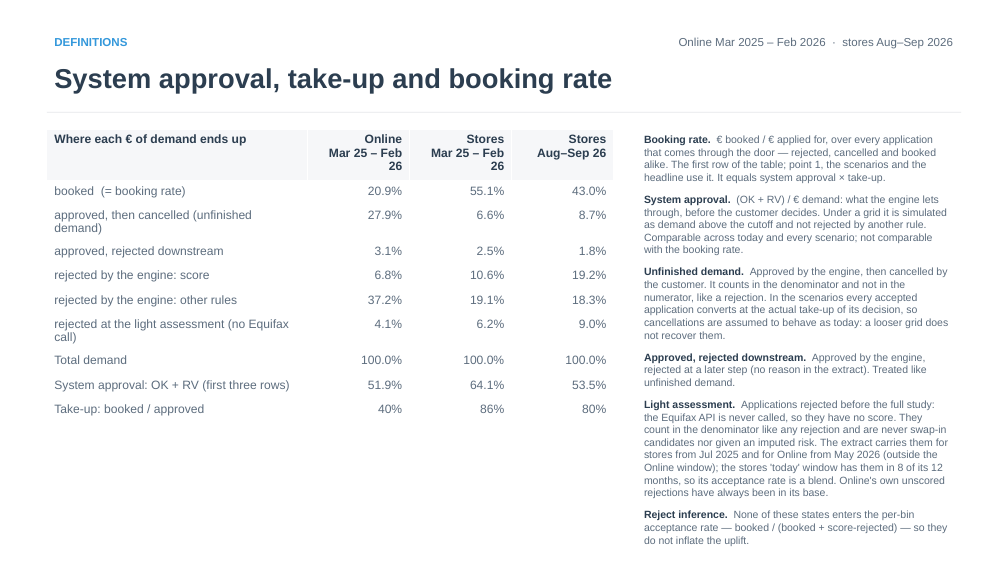
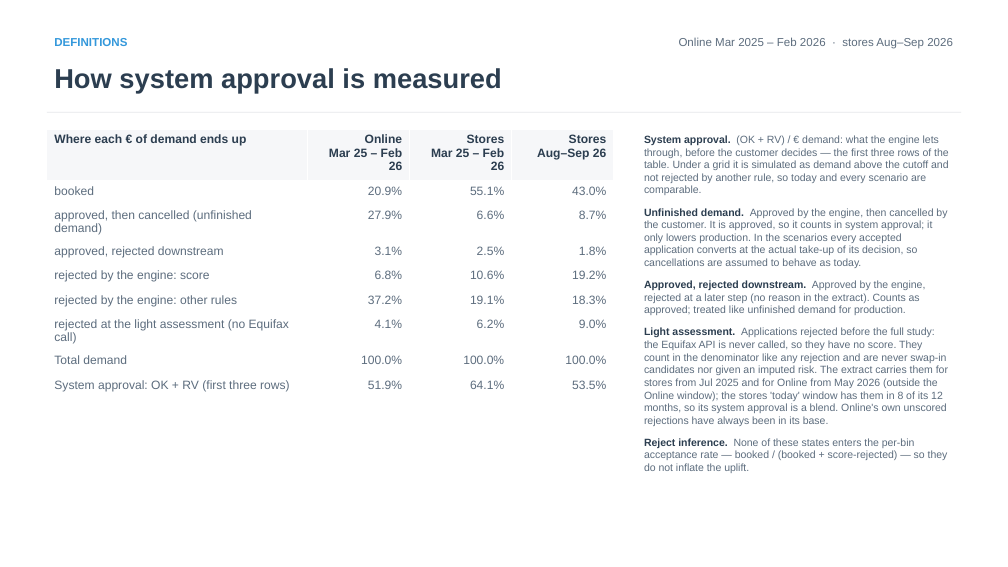
Before and after one commit to iocariz/scoring_tools, a slide deck: slide 3 of output/apple_deck/Apple_EFX_Study.pptx. Drawn at 1008x567 pixels with LibreOffice and Linux fonts; fonts in the diff are those of the drawing. Boxes give left, top, right and bottom in pixels: in the first picture for what was removed or moved away, otherwise in the second. Text is boxed around its words. In the diff, an @@ line names an element or a change of style, - is before the commit and + after.

```diff
--- a/output/apple_deck/Apple_EFX_Study.pptx
+++ b/output/apple_deck/Apple_EFX_Study.pptx
@@ text at [54, 68, 502, 93]: text changed @@
-System approval, take-up and booking rate
+How system approval is measured
@@ table at [47, 129, 614, 395] @@
-row 2, column 1: booked (= booking rate)
+row 2, column 1: booked
-row 10: Take-up: booked / approved | 40% | 86% | 80%
@@ text at [644, 135, 949, 426]: text changed @@
-Booking rate. € booked / € applied for, over every application that comes through the door — rejected, cancelled and booked alike. The first row of the table; point 1, the scenarios and the headline use it. It equals system approval × take-up.
-System approval. (OK + RV) / € demand: what the engine lets through, before the customer decides. Under a grid it is simulated as demand above the cutoff and not rejected by another rule. Comparable across today and every scenario; not comparable with the booking rate.
-Unfinished demand. Approved by the engine, then cancelled by the customer. It counts in the denominator and not in the numerator, like a rejection. In the scenarios every accepted application converts at the actual take-up of its decision, so cancellations are assumed to behave as today: a looser grid does not recover them.
-Approved, rejected downstream. Approved by the engine, rejected at a later step (no reason in the extract). Treated like unfinished demand.
-Light assessment. Applications rejected before the full study: the Equifax API is never called, so they have no score. They count in the denominator like any rejection and are never swap-in candidates nor given an imputed risk. The extract carries them for stores from Jul 2025 and for Online from May 2026 (outside the Online window); the stores 'today' window has them in 8 of its 12 months, so its acceptance rate is a blend. Online's own unscored rejections have always been in its base.
+System approval. (OK + RV) / € demand: what the engine lets through, before the customer decides — the first three rows of the table. Under a grid it is simulated as demand above the cutoff and not rejected by another rule, so today and every scenario are comparable.
+Unfinished demand. Approved by the engine, then cancelled by the customer. It is approved, so it counts in system approval; it only lowers production. In the scenarios every accepted application converts at the actual take-up of its decision, so cancellations are assumed to behave as today.
+Approved, rejected downstream. Approved by the engine, rejected at a later step (no reason in the extract). Counts as approved; treated like unfinished demand for production.
+Light assessment. Applications rejected before the full study: the Equifax API is never called, so they have no score. They count in the denominator like any rejection and are never swap-in candidates nor given an imputed risk. The extract carries them for stores from Jul 2025 and for Online from May 2026 (outside the Online window); the stores 'today' window has them in 8 of its 12 months, so its system approval is a blend. Online's own unscored rejections have always been in its base.
```
Also in this commit, not shown: 9 other slides changed, 5 other files.
